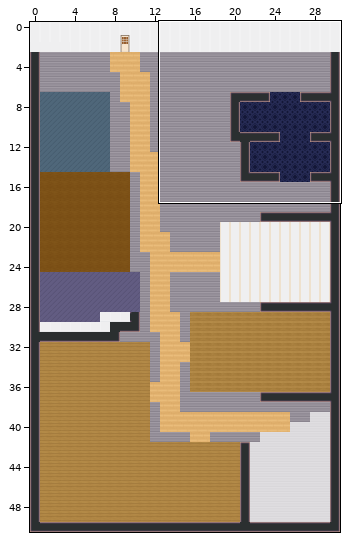
Tiled map (JSON) -- office.tmj. The first picture is a wide view before the edit; the outline marks the close-up.
Close-up. Before:
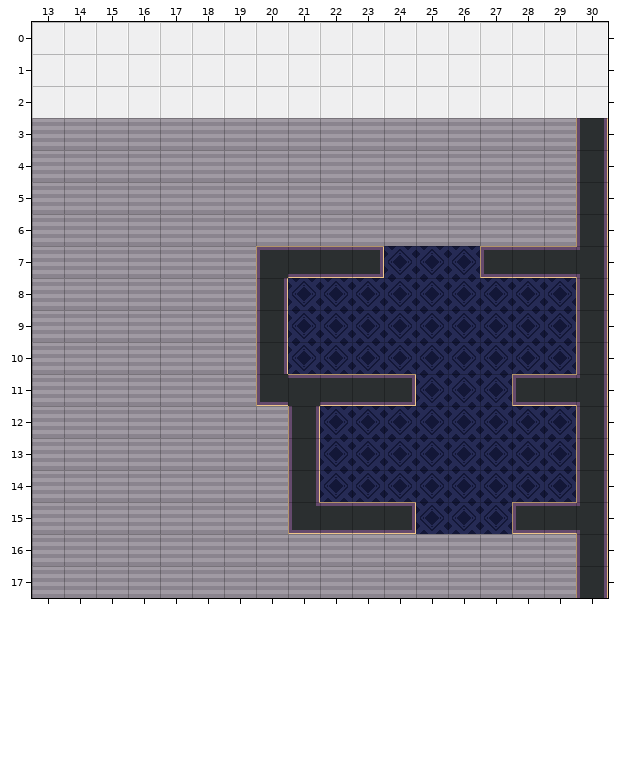
Cells are 32x32 px. Shown: x 13..30, y 0..17. The commit also changed other parts of the map, which this record leaves out.
Now the later version:
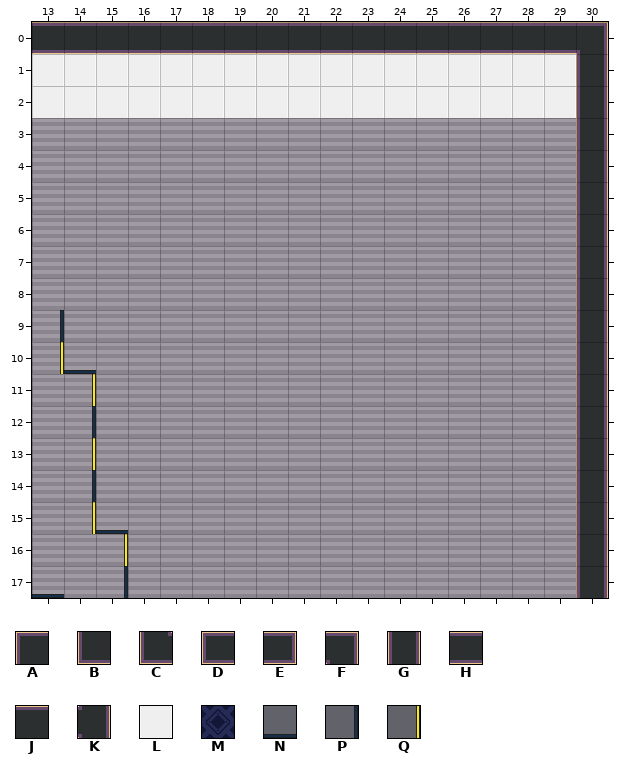
Key: from "WA_Room_Builder": A 25, B 50, C 53, D 58, E 59, F 99, G 102, H 104, J 156, K 158, L 280, M 362; from "WA_User_Interface": N 114, P 116, Q 220.
_ is an empty cell.
From old to new:
Layer "floor/floor2":
y 7: x 24..26 MMM -> ___
y 8: x 21..29 MMMMMMMMM -> _________
y 9: x 13 _ -> P; x 21..29 MMMMMMMMM -> _________
y 10: x 13..14 __ -> QN; x 21..29 MMMMMMMMM -> _________
y 11: x 14 _ -> Q; x 25..27 MMM -> ___
y 12: x 14 _ -> P; x 22..29 MMMMMMMM -> ________
y 13: x 14 _ -> Q; x 22..29 MMMMMMMM -> ________
y 14: x 14 _ -> P; x 22..29 MMMMMMMM -> ________
y 15: x 14..15 __ -> QN; x 25..27 MMM -> ___
y 16: x 15 _ -> Q
y 17: x 13 _ -> N; x 15 _ -> P
Layer "walls/walls1":
y 0: x 13..30 LLLLLLLLLLLLLLLLLL -> HHHHHHHHHHHHHHHHHF
y 1..2: x 30 L -> G
y 7: x 20..23 AHHE -> ____; x 27..30 DHHK -> ___G
y 8..10: x 20 G -> _
y 11: x 20..24 BJHHE -> _____; x 28..30 DHK -> __G
y 12..14: x 21 G -> _
y 15: x 21..24 CHHE -> ____; x 28..30 DHK -> __G
Changed places in both close-ups, as pixel boxes (x1, y1, x2, y2):
changed: (32, 22, 608, 118)
changed: (256, 246, 580, 534)
added: (32, 310, 128, 598)
